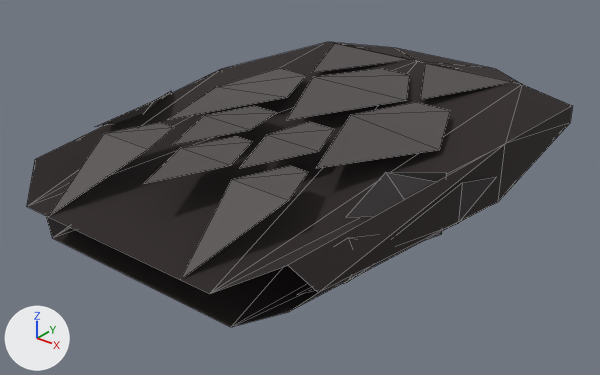
Two versions of the OBJ model public/models/gear/black-dhide-body/black-dhide-body.obj, one commit apart.
Before and after are seen from a camera (50 mm lens) standing at (47.6, -59.4, 36.9) and looking at (0.0, 0.1, 0.1). Arrows for +X, +Y and +Z are at lower left; the lights stay in place. The first picture is the older version. Mesh edges are drawn as thin lines. Where no turn or scale is listed for an object, it has been applied to the vertices.

Objects in the first picture: "Item Black d'hide body 2026-09-24_17-11-32".
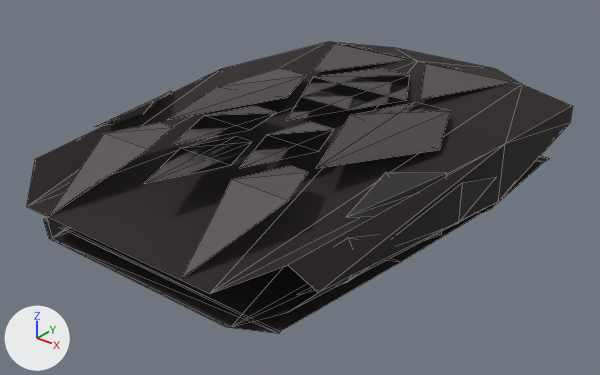
Where the change shows, as pixel boxes [x1, y1, x2, y2] in the pictures (600 x 375 px):
"Item Black d'hide body 2026-09-24_17-11-32", reshaped
    before: [27, 42, 573, 327]
    after: [27, 42, 573, 334]
part 1 of me_item_black_d_hide_body_2026_09_24_17_11_32, added
    after: [43, 156, 550, 334]
part 2 of me_item_black_d_hide_body_2026_09_24_17_11_32, built on
    after: [104, 75, 450, 217]
part 3 of me_item_black_d_hide_body_2026_09_24_17_11_32, edited (looks the same)
    both: [29, 42, 573, 326]
part 4 of me_item_black_d_hide_body_2026_09_24_17_11_32, edited (looks the same)
    both: [209, 69, 406, 115]

Patch to the scene script:
```diff
--- a/public/models/gear/black-dhide-body/black-dhide-body.obj.py
+++ b/public/models/gear/black-dhide-body/black-dhide-body.obj.py
@@ mat_c27 @@
+mat_c27 = principled_material('c27')
+mat_c27.base_color = (0.0188, 0.0126, 0.0126)  # black #251d1d
+mat_c27.roughness = 1.0
@@ mat_c32 @@
+mat_c32 = principled_material('c32')
+mat_c32.base_color = (0.0752, 0.0656, 0.0656)  # dark grey #4e4848
+mat_c32.roughness = 1.0
@@ me_item_black_d_hide_body_2026_09_24_17_11_32 @@
-me_item_black_d_hide_body_2026_09_24_17_11_32.from_pydata(...)  # 122 vertices, 100 faces; spans x -18.0..18.0, y -24.0..29.0, z 0.0..8.0
+me_item_black_d_hide_body_2026_09_24_17_11_32.from_pydata(...)  # 144 vertices, 149 faces; spans x -18.0..18.0, y -24.0..29.0, z 0.0..8.0
+# me_item_black_d_hide_body_2026_09_24_17_11_32 part 1: a new loose piece of 22 vertices spanning x -17.4..17.5, y -22.4..28.8, z 0.1
+# me_item_black_d_hide_body_2026_09_24_17_11_32 part 2
+# 35 faces are deleted
+# 22 new faces join them, mat_c27 (black #251d1d)
+# 2 new faces join them, mat_c29 (black #292222)
+# 2 new faces join them, mat_c30 (black #292525)
+# 2 new faces join them, mat_c31 (black #2c2929)
+# 11 new faces join them, mat_c32 (dark grey #4e4848)
+# 3 new faces join them, mat_c33 (dark grey #4d4848)
+# 3 new faces join them, mat_c34 (dark grey #494444)
+# 2 new faces join them, mat_c35 (dark grey #484545)
+# 5 new faces join them, mat_c36 (dark grey #514c4c)
+# 1 new face joins them, mat_c41 (dark grey #676262)
+# 3 new faces join them, mat_c42 (dark grey #605c5c)
+# 1 new face joins them, mat_c43 (dark grey #666160)
+# 1 new face joins them, mat_c44 (dark grey #635e5e)
+# 2 new faces join them, mat_c48 (dark grey #504b4b)
+# 1 new face joins them, mat_c49 (black #2f2c2c)
+# 3 new faces join them, mat_c50 (dark grey #353232)
+# me_item_black_d_hide_body_2026_09_24_17_11_32 part 3: 22 faces spanning x -16.0..18.0, y -24.0..29.0, z 0.0..8.0 switch from mat_c0 (black #2a2222) to mat_c27 (black #251d1d)
+# me_item_black_d_hide_body_2026_09_24_17_11_32 part 4: 2 faces spanning x -7.0..2.0, y -6.0..17.0, z 8.0 switch from mat_c5 (dark grey #565151) to mat_c32 (dark grey #4e4848)
 me_item_black_d_hide_body_2026_09_24_17_11_32.materials.append(mat_c2)
@@ me_item_black_d_hide_body_2026_09_24_17_11_32 @@
 me_item_black_d_hide_body_2026_09_24_17_11_32.materials.append(mat_c15)
-me_item_black_d_hide_body_2026_09_24_17_11_32.materials.append(mat_c16)  # grey #726d6d
 me_item_black_d_hide_body_2026_09_24_17_11_32.materials.append(mat_c17)
-me_item_black_d_hide_body_2026_09_24_17_11_32.materials.append(mat_c18)  # grey #716c6a
 me_item_black_d_hide_body_2026_09_24_17_11_32.materials.append(mat_c19)
@@ me_item_black_d_hide_body_2026_09_24_17_11_32 @@
 me_item_black_d_hide_body_2026_09_24_17_11_32.materials.append(mat_c23)
-me_item_black_d_hide_body_2026_09_24_17_11_32.materials.append(mat_c24)  # dark grey #353232
 me_item_black_d_hide_body_2026_09_24_17_11_32.materials.append(mat_c25)
 me_item_black_d_hide_body_2026_09_24_17_11_32.materials.append(mat_c26)
+me_item_black_d_hide_body_2026_09_24_17_11_32.materials.append(mat_c29)  # black #292222
+me_item_black_d_hide_body_2026_09_24_17_11_32.materials.append(mat_c30)  # black #292525
+me_item_black_d_hide_body_2026_09_24_17_11_32.materials.append(mat_c31)  # black #2c2929
+me_item_black_d_hide_body_2026_09_24_17_11_32.materials.append(mat_c33)  # dark grey #4d4848
+me_item_black_d_hide_body_2026_09_24_17_11_32.materials.append(mat_c34)  # dark grey #494444
+me_item_black_d_hide_body_2026_09_24_17_11_32.materials.append(mat_c35)  # dark grey #484545
+me_item_black_d_hide_body_2026_09_24_17_11_32.materials.append(mat_c36)  # dark grey #514c4c
+me_item_black_d_hide_body_2026_09_24_17_11_32.materials.append(mat_c41)  # dark grey #676262
+me_item_black_d_hide_body_2026_09_24_17_11_32.materials.append(mat_c42)  # dark grey #605c5c
+me_item_black_d_hide_body_2026_09_24_17_11_32.materials.append(mat_c43)  # dark grey #666160
+me_item_black_d_hide_body_2026_09_24_17_11_32.materials.append(mat_c44)  # dark grey #635e5e
+me_item_black_d_hide_body_2026_09_24_17_11_32.materials.append(mat_c48)  # dark grey #504b4b
+me_item_black_d_hide_body_2026_09_24_17_11_32.materials.append(mat_c49)  # black #2f2c2c
+me_item_black_d_hide_body_2026_09_24_17_11_32.materials.append(mat_c50)  # dark grey #353232
+me_item_black_d_hide_body_2026_09_24_17_11_32.materials.append(mat_c51)  # black #2b2222
+me_item_black_d_hide_body_2026_09_24_17_11_32.materials.append(mat_c52)  # black #201919
+me_item_black_d_hide_body_2026_09_24_17_11_32.materials.append(mat_c54)  # black #1d1616
+me_item_black_d_hide_body_2026_09_24_17_11_32.materials.append(mat_c55)  # dark grey #4b4545
+me_item_black_d_hide_body_2026_09_24_17_11_32.materials.append(mat_c57)  # black #2f2828
+me_item_black_d_hide_body_2026_09_24_17_11_32.materials.append(mat_c58)  # black #231e1e
```
